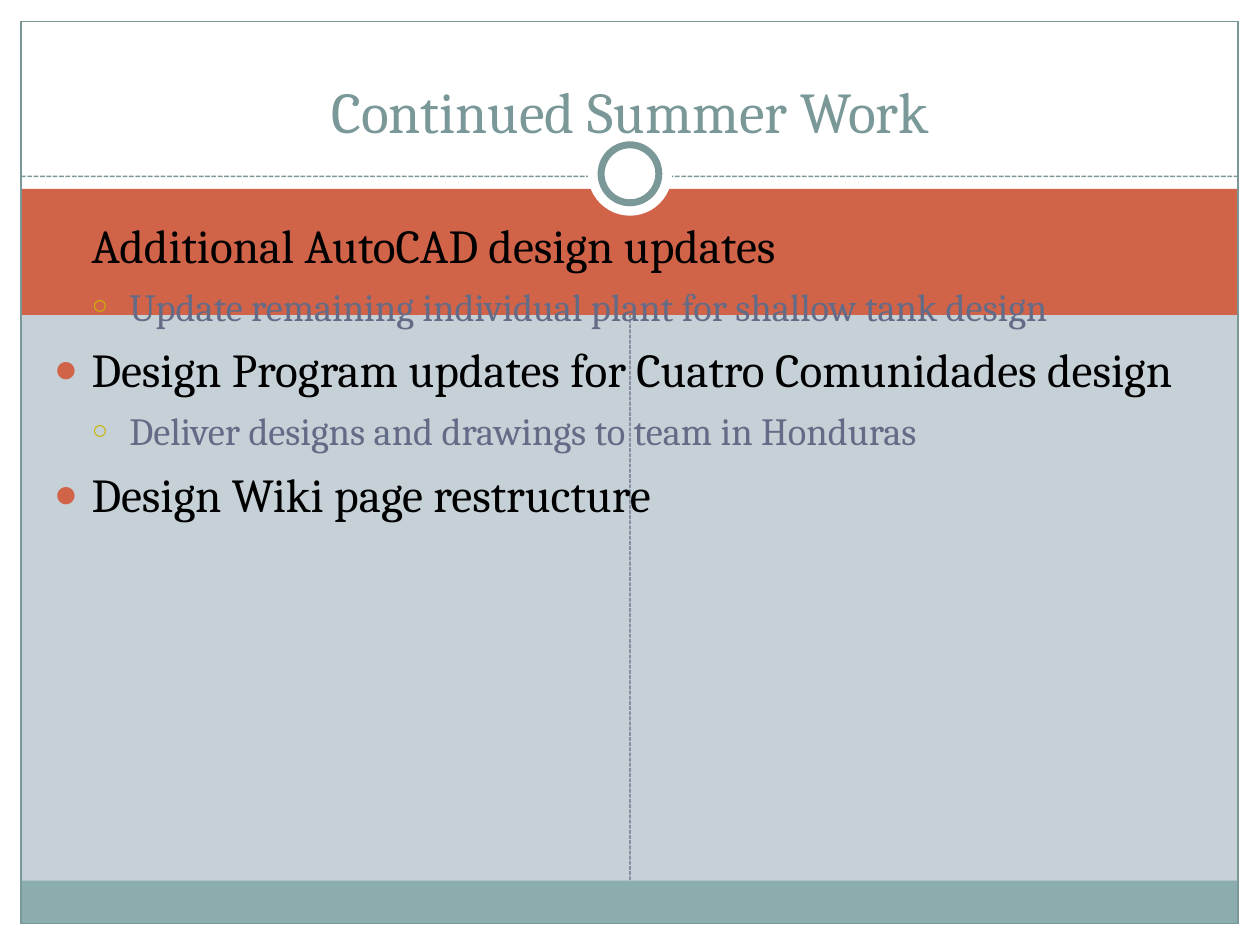
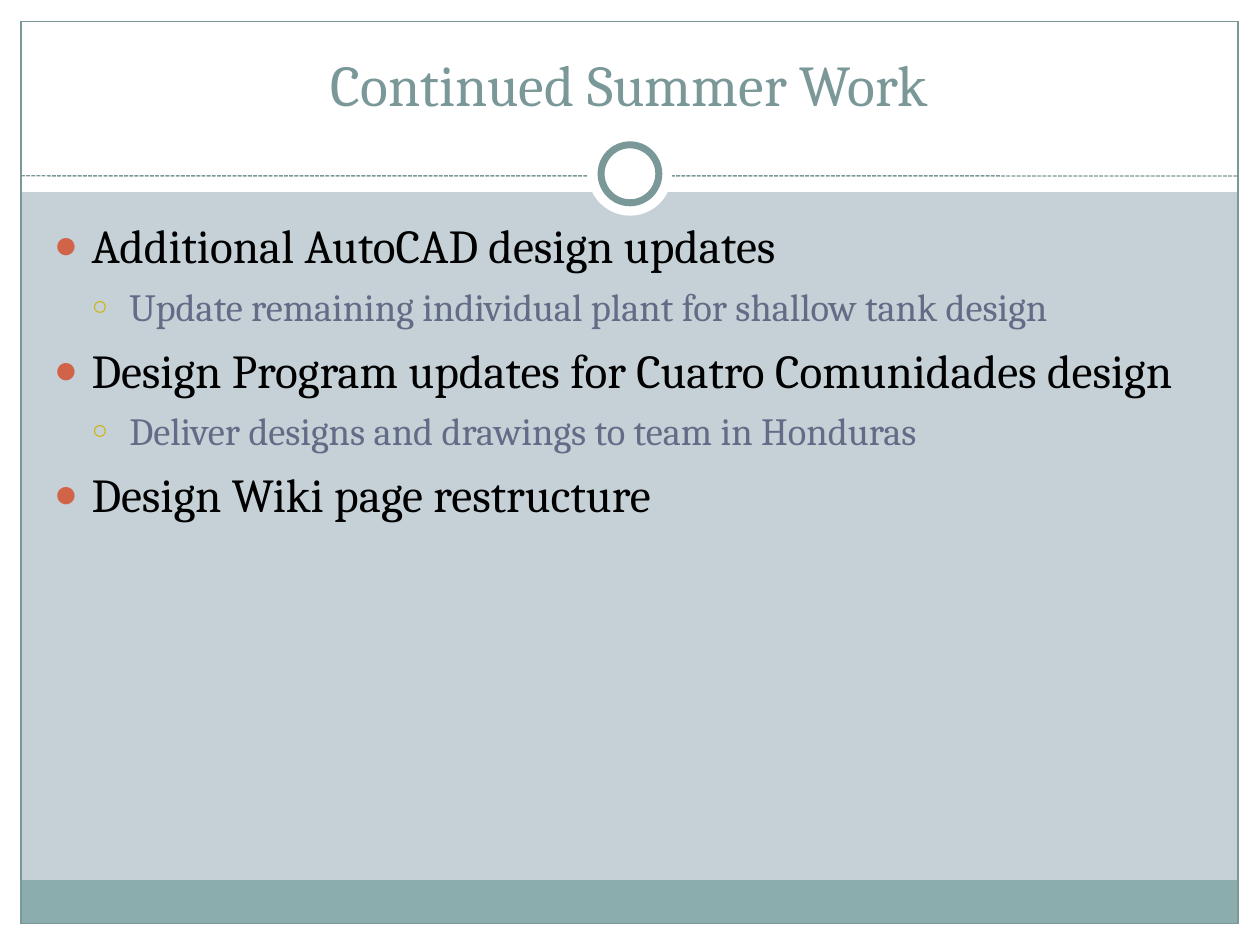
Before and after one commit to AguaClara/mathcad, a slide deck: slide 33 of Automated Design/AutoCAD Help (Documentation)/Automated Design.ppt. Drawn at 1260x945 pixels with LibreOffice and Linux fonts; fonts in the diff are those of the drawing. Boxes give left, top, right and bottom in pixels: in the first picture for what was removed or moved away, otherwise in the second. Text is boxed around its words. In the diff, an @@ line names an element or a change of style, - is before the commit and + after.

```diff
--- a/Automated Design/AutoCAD Help (Documentation)/Automated Design.ppt
+++ b/Automated Design/AutoCAD Help (Documentation)/Automated Design.ppt
@@ rectangle: place and size @@
-rectangle at (0,0,1260,199)
+rectangle at (0,0,1260,192)
@@ title "Continued Summer Work" rewrapped from (331,93,928,146) to (331,66,928,107) @@
@@ line (21, 176) - (1239, 176): stroke #7B9899 0.91 pt dashed to #7B9899 0.74 pt dashed @@
@@ rectangle removed at (21,189,1239,315) @@
@@ line removed from (630, 881) to (630, 304) @@
```
Also in this commit, not shown: 20 other slides changed, 3 slides added, 3 slides removed.
